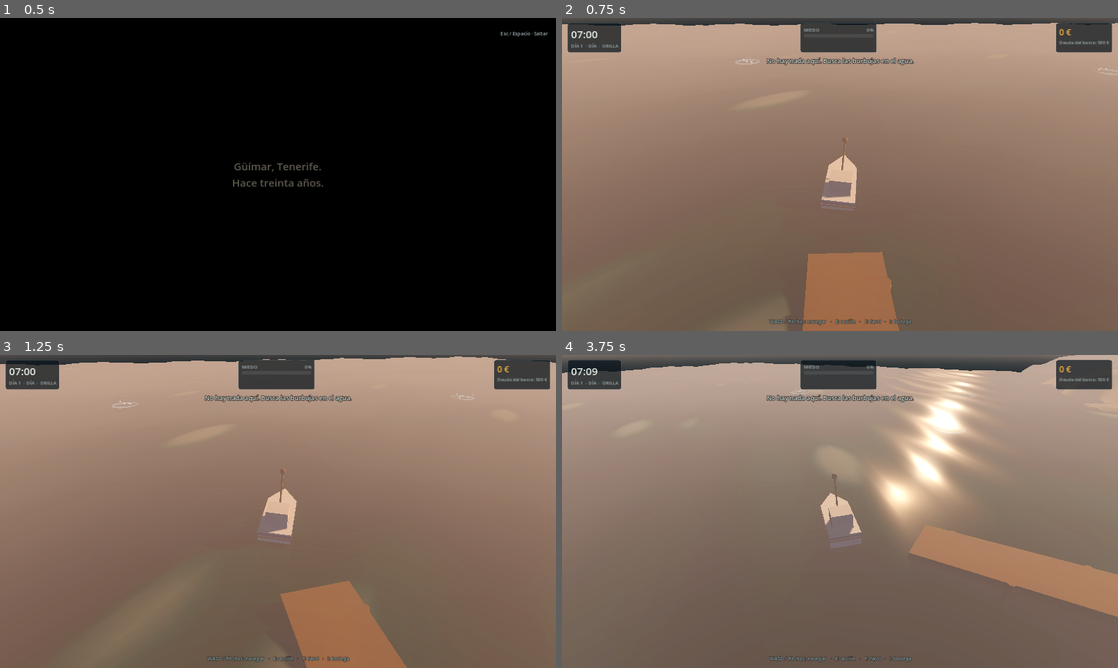
Above: before the commit, frames 1-4 (two rows, left to right).
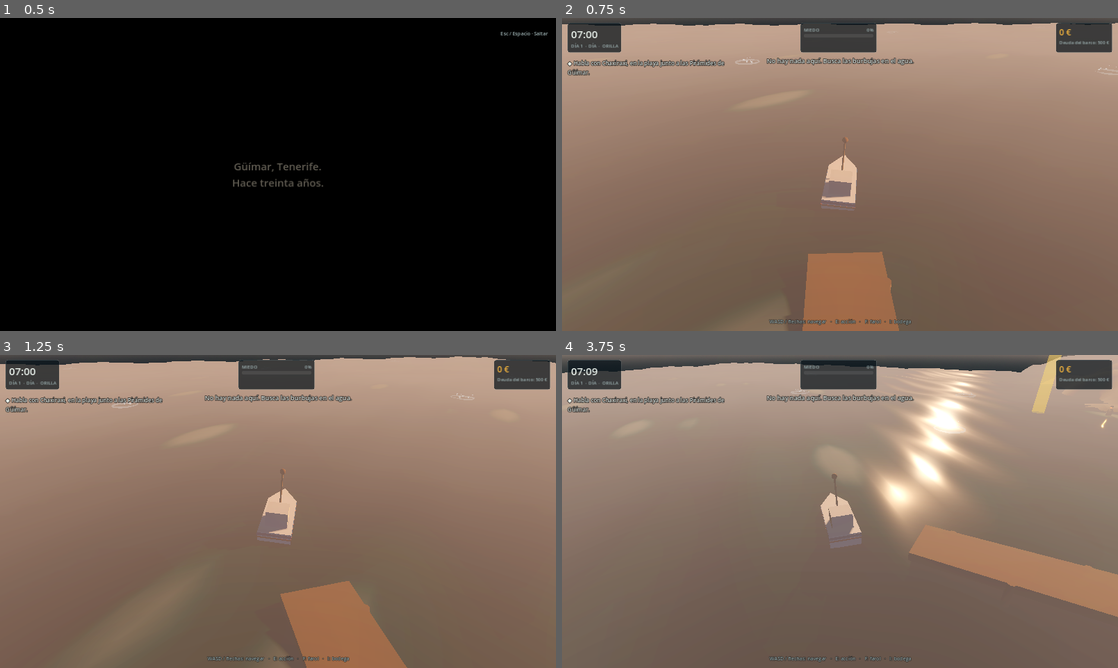
Above: after the commit, the same moments.

Repository: osakaro/Magec
Game: Godot game, scene res://scenes/main.tscn
Two runs of this game, one before a commit and one after it. Both use one fixed random seed, a clock stepped at 60 frames per second and the inputs below.
Inputs (mouse positions are in pixels of both pictures, inside the frame that each line leads up to):
- Up to frame 1 (0.5 s): no input
- Up to frame 2 (0.75 s): tap Enter at 0.5 s; move the mouse to (962, 158) at 0.52 s; hold D from 0.53 s (still down); tap E at 0.6 s; click (962, 158) at 0.67 s
- Up to frame 3 (1.25 s): keep holding D; tap Space at 0.77, 1.07 s; tap Enter at 0.8 s
- Up to frame 4 (3.75 s): move the mouse to (728, 527) at 1.27 s; release D at 1.28 s; hold S 1.28-2.03 s; tap Enter at 1.35 s; click (728, 527) at 1.42 s; tap Space at 1.52, 1.82, 2.3, 2.85, 3.02, 3.32 s; tap F at 1.55, 2.1 s; move the mouse to (895, 442) at 2.02 s; hold D 2.03-2.78 s; click (895, 442) at 2.17 s; move the mouse to (812, 574) at 2.77 s; hold W 2.78-3.53 s; click (812, 574) at 2.92 s; tap E at 3.05, 3.6 s; move the mouse to (1006, 558) at 3.52 s; hold A from 3.53 s (still down); click (1006, 558) at 3.67 s

Frame 1 is identical in both runs. In frame 2, 0.5% of the frame differs, in the area x 0-30%, y 13-19%; in frame 3, 0.5%; in frame 4, 0.9%, in the area x 0-100%, y 0-24%.

Commit message:
Sonido y misión 1: Chaxiraxi y la primera Piedra de Magec
Co-Authored-By: Claude Opus 5.5 <noreply@anthropic.com>
Claude-Session: https://claude.ai/code/session_01SHZQ2xejVsBfNh6uWauJUY

Diff:
--- /dev/null
+++ b/scripts/audio.gd
@@ -0,0 +1,54 @@
+extends Node
+## Sonido de MAGEC: ambiente (mar, viento, motor, música de día y de noche,
+## latido con el miedo) y efectos sueltos.
+
+var main
+
+const LOOPS := ["ocean", "wind", "engine", "heartbeat", "day_music", "night_drone"]
+var loops := {}
+var level := {}   # volumen lineal actual de cada bucle
+
+
+func _ready() -> void:
+	for n in LOOPS:
+		var p := AudioStreamPlayer.new()
+		p.stream = load("res://audio/%s.wav" % n)
+		p.volume_db = -80.0
+		add_child(p)
+		p.finished.connect(p.play)
+		p.play()
+		loops[n] = p
+		level[n] = 0.0
+
+
+func sfx(name: String, vol_db := 0.0, pitch := 1.0) -> void:
+	var p := AudioStreamPlayer.new()
+	p.stream = load("res://audio/%s.wav" % name)
+	p.volume_db = vol_db
+	p.pitch_scale = pitch
+	add_child(p)
+	p.finished.connect(p.queue_free)
+	p.play()
+
+
+func _vol(name: String, target: float, dt: float, speed := 1.5) -> void:
+	level[name] = move_toward(level[name], target, dt * speed)
+	loops[name].volume_db = linear_to_db(max(level[name], 0.0001))
+
+
+func _process(dt: float) -> void:
+	if main == null:
+		return
+	var l: float = main.daylight()
+	var cine: bool = main.mode == "cinematic"
+	var vmax: float = 9.0 + main.speed_lvl * 3.5
+	var spd: float = clamp(abs(main.bv) / vmax, 0.0, 1.0)
+
+	_vol("ocean", 0.55, dt)
+	_vol("wind", 0.18 + (1.0 - l) * 0.25 + main.panic / 100.0 * 0.2, dt)
+	_vol("engine", 0.0 if cine else 0.06 + spd * 0.4, dt, 2.0)
+	loops["engine"].pitch_scale = 0.8 + spd * 0.5
+	_vol("day_music", 0.0 if cine or main.panic > 30.0 else clamp((l - 0.4) * 2.0, 0.0, 1.0) * 0.35, dt, 0.3)
+	_vol("night_drone", clamp((0.5 - l) * 2.0, 0.0, 1.0) * (0.25 if cine else 0.4), dt, 0.3)
+	_vol("heartbeat", clamp((main.panic - 45.0) / 50.0, 0.0, 1.0) * 0.9, dt)
+	loops["heartbeat"].pitch_scale = 0.9 + main.panic / 160.0
--- a/scripts/cinematic.gd
+++ b/scripts/cinematic.gd
@@ -45,6 +45,7 @@
 
 var time := 0.0
 var done := false
+var rumbled := false
 var aridane: Dictionary
 var island: MeshInstance3D
 var island_mat: StandardMaterial3D
@@ -172,6 +173,9 @@
 			main.ui.cine_set(1.0 - clamp(lt / 1.5, 0.0, 1.0), "", 0.0, sub[0], sub[1], 0.0)
 
 		"quake":
+			if not rumbled:
+				rumbled = true
+				main.audio.sfx("rumble", 2.0)
 			main.game_time = 6.0 * 60.0 + 50.0
 			var k: float = sin(PI * clamp(p / 0.6, 0.0, 1.0))
 			main.amp = 1.0 + k * 2.6
--- a/scripts/main.gd
+++ b/scripts/main.gd
@@ -6,6 +6,8 @@
 const UI = preload("res://scripts/ui.gd")
 const OCEAN_SHADER = preload("res://shaders/ocean.gdshader")
 const Cinematic = preload("res://scripts/cinematic.gd")
+const Audio = preload("res://scripts/audio.gd")
+const Quest = preload("res://scripts/quest.gd")
 
 # Altura de las olas (la cinemática la sube durante el temblor)
 static var amp := 1.0
@@ -23,6 +25,7 @@
 var debt := 500
 var panic := 0.0
 var lamp_on := false
+var lamp_mult := 1.0   # mejora del farol (misión 1)
 var speed_lvl := 0
 var rows := 3
 var cols := 6
@@ -56,6 +59,8 @@
 var eye_mat: StandardMaterial3D
 var ui
 var cine
+var audio
+var quest
 
 
 func _ready() -> void:
@@ -75,6 +80,12 @@
 	ui = UI.new()
 	ui.main = self
 	add_child(ui)
+	audio = Audio.new()
+	audio.main = self
+	add_child(audio)
+	quest = Quest.new()
+	quest.main = self
+	add_child(quest)
 	cine = Cinematic.new()
 	cine.main = self
 	add_child(cine)
@@ -426,6 +437,8 @@
 func act() -> void:
 	if mode != "sail":
 		return
+	if quest.try_interact():
+		return
 	if near_port():
 		mode = "port"
 		bv = 0.0
@@ -440,6 +453,7 @@
 
 func toggle_lamp() -> void:
 	lamp_on = not lamp_on
+	audio.sfx("lamp", -6.0, 1.0 if lamp_on else 0.8)
 	ui.toast("Farol de Magec encendido." if lamp_on else "Farol apagado.")
 
 
@@ -455,8 +469,22 @@
 	_new_zone()
 	mode = "fish"
 	bv = 0.0
+	audio.sfx("splash")
 	advance(15)
 	ui.open_fishing("Algo muerde en la oscuridad…" if night else "Pescando en " + Data.ZONES[s["zone"]]["name"].to_lower())
+
+
+func start_special_fishing() -> void:
+	fishing = {
+		"spot": null, "key": "", "mut": true, "special": true, "p": 0.0, "dir": 1.0,
+		"speed": 1.45, "w": 0.09, "zs": 0.0, "hits": 0, "miss": 0,
+	}
+	_new_zone()
+	mode = "fish"
+	bv = 0.0
+	audio.sfx("splash", 0.0, 0.7)
+	advance(15)
+	ui.open_fishing("¡Algo muy pesado tira del sedal!")
 
 
 func _new_zone() -> void:
@@ -470,9 +498,11 @@
 	if p >= fishing["zs"] and p <= fishing["zs"] + fishing["w"]:
 		fishing["hits"] += 1
 		fishing["speed"] *= 1.12
+		audio.sfx("hit", -4.0, 1.0 + fishing["hits"] * 0.12)
 		_new_zone()
 	else:
 		fishing["miss"] += 1
+		audio.sfx("miss", -4.0)
 	if fishing["hits"] >= 3:
 		end_fishing(true)
 	elif fishing["miss"] >= 3:
@@ -481,12 +511,18 @@
 
 func end_fishing(ok: bool, cancel := false) -> void:
 	ui.close_fishing()
+	if ok and fishing.get("special", false):
+		fishing = {}
+		mode = "sail"
+		quest.got_stone()
+		return
 	if ok:
 		fishing["spot"]["left"] -= 1
 		pending = {"key": fishing["key"], "mut": fishing["mut"]}
 		mode = "catch"
 		if pending["mut"]:
 			panic = min(100.0, panic + 10.0)
+		audio.sfx("mutant" if pending["mut"] else "catch", -2.0)
 		ui.open_catch(pending["key"], pending["mut"], find_slot(Data.FISH[pending["key"]]["shape"]) != null)
 	else:
 		mode = "sail"
@@ -628,6 +664,10 @@
 	if not (event is InputEventKey) or not event.pressed or event.echo:
 		return
 	var k: int = event.physical_keycode
+	if mode == "talk":
+		if k in [KEY_E, KEY_SPACE, KEY_ENTER]:
+			quest.next_line()
+		return
 	if mode == "fish":
 		if k == KEY_SPACE or k == KEY_E:
 			strike()
@@ -739,12 +779,13 @@
 		panic = max(0.0, panic - dt * 12.0)
 	elif night:
 		var far: float = max(0.0, bz + 40.0) / 120.0
-		panic = min(100.0, panic + dt * ((0.8 if lamp_on else 3.2) + far * 2.2))
+		panic = min(100.0, panic + dt * ((0.8 * lamp_mult if lamp_on else 3.2) + far * 2.2))
 	else:
 		panic = max(0.0, panic - dt * 3.0)
 	if panic >= 100.0:
 		panic = 55.0
 		bv = -4.0
+		audio.sfx("knock")
 		if items.size() > 0:
 			var i := randi() % items.size()
 			var lost: Dictionary = items[i]
--- /dev/null
+++ b/scripts/quest.gd
@@ -0,0 +1,267 @@
+extends Node
+## Misión 1: "La primera Piedra".
+## Chaxiraxi (junto a las Pirámides de Güímar) cuenta la leyenda de Guayota y
+## Magec. Acorán debe buscar de noche la Piedra de Magec de Tenerife en el fondo
+## y llevársela.
+
+var main
+
+const CHAX_SPOT := Vector2(-62, -62)      # donde se para el barco para hablar
+const STONE_SPOT := Vector2(20, 150)      # la Piedra, mar adentro (solo de noche)
+
+var state := "talk1"   # talk1 -> stone -> return -> done
+var lines: Array = []
+var line_i := 0
+var after_dialogue := Callable()
+var stones := 0
+
+var beacon: MeshInstance3D
+var beacon_mat: StandardMaterial3D
+var stone_spot: Node3D
+var stone_bubbles: Array = []
+var chax_light: OmniLight3D
+
+const TALK1 := [
+	["Chaxiraxi", "Ay, Acorán. Te pareces tanto a tu abuelo… Él también venía a verme cuando el mar hacía cosas raras."],
+	["Acorán", "Chaxiraxi, ¿qué fue ese temblor? Anoche saqué una vieja con ojos por todo el cuerpo."],
+	["Chaxiraxi", "No fue el volcán, mi niño. Fue Guayota, revolviéndose allá abajo, bajo el Teide."],
+	["Chaxiraxi", "Hace muchos siglos, Magec, el sol, lo encerró. Y guardó su luz en siete piedras, en el fondo del mar. Una por cada isla."],
+	["Chaxiraxi", "Se están apagando. Por eso el mar se pudre de noche."],
+	["Acorán", "Eso son cuentos de los viejos…"],
+	["Chaxiraxi", "¿Y el farol que te di? ¿También es un cuento? Mira cómo se apartan las sombras cuando lo enciendes."],
+	["Chaxiraxi", "La piedra de Tenerife está mar adentro, en lo hondo. Solo se deja ver de noche, donde el agua brilla dorada."],
+	["Chaxiraxi", "Tu abuelo la buscó antes que tú. Tráemela, Acorán. Y no apagues el farol."],
+]
+
+const TALK_WAIT := [
+	["Chaxiraxi", "La piedra solo se deja ver de noche, mar adentro, en el fondo profundo. Busca el agua dorada."],
+]
+
+const TALK2 := [
+	["Chaxiraxi", "La has encontrado… Está fría. Apagada, como me temía."],
+	["Chaxiraxi", "Pero mira. Ahí está. La luz de Magec todavía vive dentro.", "light"],
+	["Acorán", "Cuando la saqué del agua me pareció oír algo bajo el barco. Como si alguien respirara."],
+	["Chaxiraxi", "Guayota ya sabe quién eres. Y no es lo único que espera ahí abajo."],
+	["Chaxiraxi", "He puesto un poco de la luz de la piedra dentro de tu farol. Ahora te protegerá mejor."],
+	["Chaxiraxi", "Quedan seis. En Gran Canaria hay un hombre que compra todo lo raro que sale de las redes… Ten cuidado con él."],
+]
+
+const TALK_DONE := [
+	["Chaxiraxi", "Ve con cuidado, mi niño. Y vuelve a dormir a casa, que la noche no es para nadie."],
+]
+
+
+func _ready() -> void:
+	_build_pyramids_and_chaxiraxi()
+	_build_stone_spot()
+	beacon_mat = StandardMaterial3D.new()
+	beacon_mat.shading_mode = BaseMaterial3D.SHADING_MODE_UNSHADED
+	beacon_mat.transparency = BaseMaterial3D.TRANSPARENCY_ALPHA
+	beacon_mat.albedo_color = Color(1.0, 0.78, 0.3, 0.22)
+	beacon_mat.set("disable_fog", true)
+	beacon_mat.cull_mode = BaseMaterial3D.CULL_DISABLED
+	var cyl := CylinderMesh.new()
+	cyl.top_radius = 0.3
+	cyl.bottom_radius = 1.2
+	cyl.height = 70
+	beacon = MeshInstance3D.new()
+	beacon.mesh = cyl
+	beacon.material_override = beacon_mat
+	beacon.cast_shadow = GeometryInstance3D.SHADOW_CASTING_SETTING_OFF
+	main.add_child(beacon)
+
+
+func _build_pyramids_and_chaxiraxi() -> void:
+	# Pirámides de Güímar: plataformas escalonadas de piedra volcánica.
+	var stone := StandardMaterial3D.new()
+	stone.albedo_color = Color("4a4038")
+	stone.roughness = 1.0
+	for p in [[-82.0, -96.0, 12.0], [-66.0, -102.0, 9.0], [-96.0, -108.0, 10.0]]:
+		var base_y: float = max(main.land_h(p[0], p[1]), 0.5)
+		var w: float = p[2]
+		for step in 4:
+			var bm := BoxMesh.new()
+			bm.size = Vector3(w - step * 2.2, 1.2, w - step * 2.2)
+			var mi := MeshInstance3D.new()
+			mi.mesh = bm
+			mi.material_override = stone
+			mi.position = Vector3(p[0], base_y + 0.4 + step * 1.2, p[1])
+			main.add_child(mi)
+	# Chaxiraxi en la orilla, con su candil.
+	var cx := -62.0
+	var cz := -74.0
+	var y: float = max(main.land_h(cx, cz), 0.4)
+	var dress := StandardMaterial3D.new()
+	dress.albedo_color = Color("2b2a33")
+	var body := CapsuleMesh.new()
+	body.radius = 0.45
+	body.height = 1.7
+	var bmi := MeshInstance3D.new()
+	bmi.mesh = body
+	bmi.material_override = dress
+	bmi.position = Vector3(cx, y + 0.85, cz)
+	main.add_child(bmi)
+	var head := SphereMesh.new()
+	head.radius = 0.25
+	head.height = 0.5
+	var skin := StandardMaterial3D.new()
+	skin.albedo_color = Color("b98a6a")
+	var hmi := MeshInstance3D.new()
+	hmi.mesh = head
+	hmi.material_override = skin
+	hmi.position = Vector3(cx, y + 1.95, cz)
+	main.add_child(hmi)
+	var scarf := SphereMesh.new()
+	scarf.radius = 0.29
+	scarf.height = 0.4
+	var smi := MeshInstance3D.new()
+	smi.mesh = scarf
+	smi.material_override = dress
+	smi.position = Vector3(cx, y + 2.05, cz - 0.04)
+	main.add_child(smi)
+	chax_light = OmniLight3D.new()
+	chax_light.light_color = Color("ffb45a")
+	chax_light.omni_range = 14
+	chax_light.position = Vector3(cx + 0.6, y + 1.6, cz + 0.3)
+	main.add_child(chax_light)
+
+
+func _build_stone_spot() -> void:
+	stone_spot = Node3D.new()
+	stone_spot.position = Vector3(STONE_SPOT.x, 0, STONE_SPOT.y)
+	main.add_child(stone_spot)
+	var gold := StandardMaterial3D.new()
+	gold.shading_mode = BaseMaterial3D.SHADING_MODE_UNSHADED
+	gold.albedo_color = Color(1.0, 0.82, 0.35, 0.9)
+	gold.transparency = BaseMaterial3D.TRANSPARENCY_ALPHA
+	gold.set("disable_fog", true)
+	for i in 12:
+		var sm := SphereMesh.new()
+		sm.radius = 0.3
+		sm.height = 0.6
+		var mi := MeshInstance3D.new()
+		mi.mesh = sm
+		mi.material_override = gold
+		stone_spot.add_child(mi)
+		stone_bubbles.append({"m": mi, "o": randf() * 6.0, "r": 0.5 + randf() * 2.5})
+	var glow := OmniLight3D.new()
+	glow.light_color = Color("ffcc66")
+	glow.light_energy = 3.0
+	glow.omni_range = 18
+	glow.position.y = 1.0
+	stone_spot.add_child(glow)
+
+
+# ---------- Estado de la misión ----------
+func objective() -> String:
+	match state:
+		"talk1":
+			return "Habla con Chaxiraxi, en la playa junto a las Pirámides de Güímar."
+		"stone":
+			return "Busca la Piedra de Magec: de noche, mar adentro, donde el agua brilla dorada."
+		"return":
+			return "Lleva la Piedra de Magec a Chaxiraxi."
+	return "Piedras de Magec: %d/7 · Próximo destino: Gran Canaria (próximamente)" % stones
+
+
+func target():
+	match state:
+		"talk1", "return":
+			return CHAX_SPOT
+		"stone":
+			return STONE_SPOT if main.is_night() else null
+	return null
+
+
+func near(p: Vector2, r: float) -> bool:
+	return Vector2(main.bx, main.bz).distance_to(p) < r
+
+
+func hint() -> String:
+	if near(CHAX_SPOT, 10.0):
+		return "[center][color=#f2b33d]E[/color] · Hablar con Chaxiraxi[/center]"
+	if state == "stone" and main.is_night() and near(STONE_SPOT, 7.0):
+		return "[center][color=#f2b33d]E[/color] · Echar el sedal en el agua dorada[/center]"
+	return ""
+
+
+func try_interact() -> bool:
+	if near(CHAX_SPOT, 10.0):
+		match state:
+			"talk1":
+				start_dialogue(TALK1, func(): state = "stone")
+			"stone":
+				start_dialogue(TALK_WAIT)
+			"return":
+				start_dialogue(TALK2, _reward)
+			_:
+				start_dialogue(TALK_DONE)
+		return true
+	if state == "stone" and main.is_night() and near(STONE_SPOT, 7.0):
+		main.start_special_fishing()
+		return true
+	return false
+
+
+func got_stone() -> void:
+	state = "return"
+	main.panic = min(100.0, main.panic + 20.0)
+	main.audio.sfx("stone", -4.0, 0.7)
+	main.ui.toast("Has sacado la Piedra de Magec. Está fría como el fondo del mar.")
+
+
+func _reward() -> void:
+	state = "done"
+	stones = 1
+	main.lamp_mult = 0.5
+	main.audio.sfx("stone")
+	main.ui.toast("Farol mejorado: con él encendido, el miedo sube la mitad de rápido.")
+
+
+# ---------- Diálogos ----------
+func start_dialogue(l: Array, then := Callable()) -> void:
+	lines = l
+	line_i = 0
+	after_dialogue = then
+	main.mode = "talk"
+	main.bv = 0.0
+	_show()
+
+
+func next_line() -> void:
+	line_i += 1
+	if line_i >= lines.size():
+		main.ui.close_dialogue()
+		main.mode = "sail"
+		if after_dialogue.is_valid():
+			after_dialogue.call()
+		return
+	_show()
+
+
+func _show() -> void:
+	var l: Array = lines[line_i]
+	if l.size() > 2 and l[2] == "light":
+		main.audio.sfx("stone")
+		chax_light.light_energy = 5.0
+	main.ui.show_dialogue(l[0], l[1], line_i, lines.size())
+
+
+# ---------- Cada frame ----------
+func _process(_dt: float) -> void:
+	var tt: float = main.t
+	var night: bool = main.is_night()
+	stone_spot.visible = state == "stone" and night
+	if stone_spot.visible:
+		stone_spot.position.y = main.wave(STONE_SPOT.x, STONE_SPOT.y, tt) + 0.1
+		var i := 0
+		for b in stone_bubbles:
+			var k := fmod(tt * 0.7 + b["o"], 2.0)
+			b["m"].position = Vector3(cos(i * 0.7 + tt * 0.4) * b["r"], k * 0.8, sin(i * 1.1 + tt * 0.2) * b["r"])
+			i += 1
+	chax_light.light_energy = move_toward(chax_light.light_energy, 1.5 + (1.0 - main.daylight()) * 1.5, _dt)
+	var tg = target()
+	beacon.visible = tg != null and main.mode != "cinematic"
+	if beacon.visible:
+		beacon.position = Vector3(tg.x, 35, tg.y)
+		beacon_mat.albedo_color.a = 0.14 + 0.08 * sin(tt * 2.0)
--- a/scripts/ui.gd
+++ b/scripts/ui.gd
@@ -25,6 +25,10 @@
 var vignette: ColorRect
 
 var intro: Control
+var objective_lbl: Label
+var dlg_panel: PanelContainer
+var dlg_name: Label
+var dlg_text: Label
 var cine_black: ColorRect
 var cine_card: Label
 var cine_sub: Label
@@ -224,6 +228,7 @@
 	_build_catch(root)
 	_build_hold(root)
 	_build_port(root)
+	_build_dialogue(root)
 	_build_intro(root)
 
 
@@ -325,6 +330,14 @@
 	debt_lbl = _label("Deuda del barco: 500 €", 13, C_SALT)
 	c3.add_child(money_lbl)
 	c3.add_child(debt_lbl)
+
+	objective_lbl = _label("", 16, C_FOAM)
+	objective_lbl.position = Vector2(16, 118)
+	objective_lbl.custom_minimum_size = Vector2(460, 0)
+	objective_lbl.autowrap_mode = TextServer.AUTOWRAP_WORD_SMART
+	objective_lbl.add_theme_constant_override("outline_size", 6)
+	objective_lbl.add_theme_color_override("font_outline_color", Color(0, 0, 0, 0.85))
+	root.add_child(objective_lbl)
 
 	hint_lbl = RichTextLabel.new()
 	hint_lbl.bbcode_enabled = true
@@ -450,6 +463,43 @@
 	vb.add_child(_button("Zarpar", func():
 		port_panel.visible = false
 		main.leave_port()))
+
+
+func _build_dialogue(root: Control) -> void:
+	dlg_panel = PanelContainer.new()
+	dlg_panel.set_anchors_preset(Control.PRESET_CENTER_BOTTOM)
+	dlg_panel.custom_minimum_size = Vector2(820, 0)
+	dlg_panel.grow_horizontal = Control.GROW_DIRECTION_BOTH
+	dlg_panel.grow_vertical = Control.GROW_DIRECTION_BEGIN
+	dlg_panel.offset_bottom = -60
+	dlg_panel.visible = false
+	root.add_child(dlg_panel)
+	var vb := VBoxContainer.new()
+	vb.add_theme_constant_override("separation", 8)
+	dlg_panel.add_child(vb)
+	dlg_name = _label("", 20, C_SUN)
+	vb.add_child(dlg_name)
+	dlg_text = _label("", 21, C_FOAM)
+	dlg_text.autowrap_mode = TextServer.AUTOWRAP_WORD_SMART
+	vb.add_child(dlg_text)
+	var cont := _label("E / Espacio · continuar", 13, C_SALT)
+	cont.horizontal_alignment = HORIZONTAL_ALIGNMENT_RIGHT
+	vb.add_child(cont)
+	dlg_panel.gui_input.connect(func(e):
+		if e is InputEventMouseButton and e.pressed:
+			main.quest.next_line())
+
+
+func show_dialogue(who: String, text: String, _i: int, _n: int) -> void:
+	hold_panel.visible = false
+	dlg_name.text = who.to_upper()
+	dlg_name.add_theme_color_override("font_color", C_SUN if who == "Chaxiraxi" else Color("8fc3d6"))
+	dlg_text.text = text
+	dlg_panel.visible = true
+
+
+func close_dialogue() -> void:
+	dlg_panel.visible = false
 
 
 func _build_intro(root: Control) -> void:
@@ -543,8 +593,12 @@
 	toast_time -= get_process_delta_time()
 	toast_lbl.modulate.a = clamp(toast_time / 0.4, 0.0, 1.0)
 
+	objective_lbl.text = "" if main.mode == "cinematic" else "◆ " + main.quest.objective()
 	var hint := ""
-	if main.mode == "sail":
+	var qh: String = main.quest.hint() if main.mode == "sail" else ""
+	if qh != "":
+		hint = qh
+	elif main.mode == "sail":
 		if main.near_port():
 			hint = "[center][color=#f2b33d]E[/color] · Entrar al puerto de Güímar[/center]"
 		else:
Not shown, added: audio/catch.wav
Not shown, added: audio/day_music.wav
Not shown, added: audio/engine.wav
Not shown, added: audio/heartbeat.wav
Not shown, added: audio/hit.wav
Not shown, added: audio/knock.wav
Not shown, added: audio/lamp.wav
Not shown, added: audio/miss.wav
Not shown, added: audio/mutant.wav
Not shown, added: audio/night_drone.wav
Not shown, added: audio/ocean.wav
Not shown, added: audio/rumble.wav
(and 3 more such lines)
